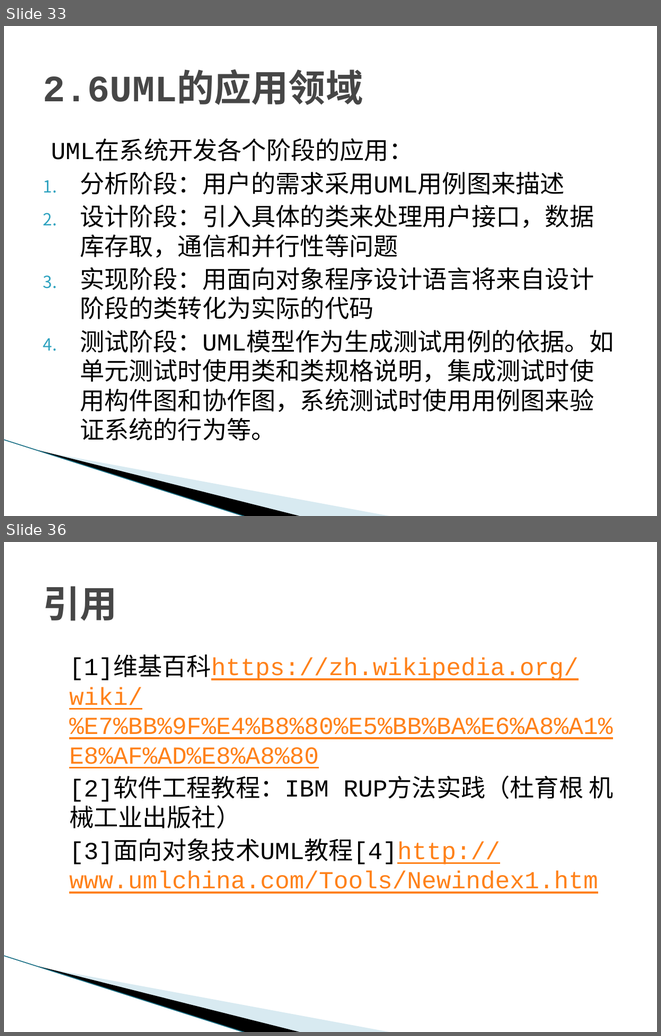
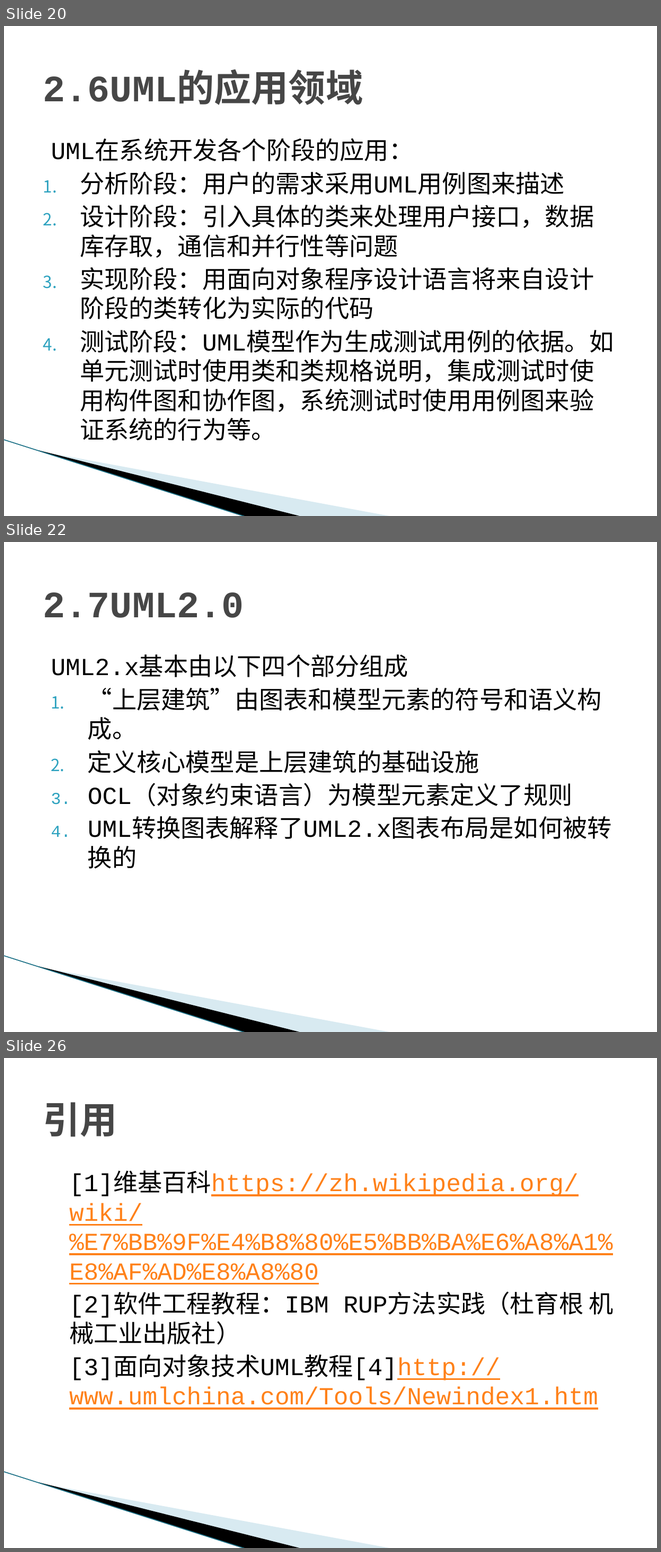
Before and after one commit to tzy502/G16, a slide deck: UML/UML概述-G16.pptx. Shown one above the other, each under a label of ours: slides 33 and 36 before the commit, slides 20, 22 and 26 after it; the slides between them are not shown. The pictures are 661x1036 and 661x1552 pixels, drawn with LibreOffice and Linux fonts; fonts in the diff are those of the drawing; background and template pictures are left out. Boxes give left, top, right and bottom in pixels: in the first picture for what was removed or moved away, otherwise in the second. Text is boxed around its words. In the diff, an @@ line names an element or a change of style, - is before the commit and + after.

```diff
--- a/UML/UML概述-G16.pptx
+++ b/UML/UML概述-G16.pptx
@@ slide 22 added at (x1=4, y1=542, x2=657, y2=1032), background #FFFFFF; not listed: 3 template elements that a slide beside it also shows @@
@@ title added at (x1=43, y1=592, x2=244, y2=618), 41 pt, text #464646, bold @@
+2.7UML2.0
@@ text added at (x1=51, y1=658, x2=612, y2=839), 27 pt, text #000000 @@
+UML2.x基本由以下四个部分组成
+1. “上层建筑”由图表和模型元素的符号和语义构成。
+2. 定义核心模型是上层建筑的基础设施
+3. OCL（对象约束语言）为模型元素定义了规则
+4. UML转换图表解释了UML2.x图表布局是如何被转换的
@@ what was slide 33 is now slide 20 @@
@@ what was slide 36 is now slide 26 @@
```
Also in this commit, not shown: 4 slides changed, 4 other slides added, 15 slides removed.
